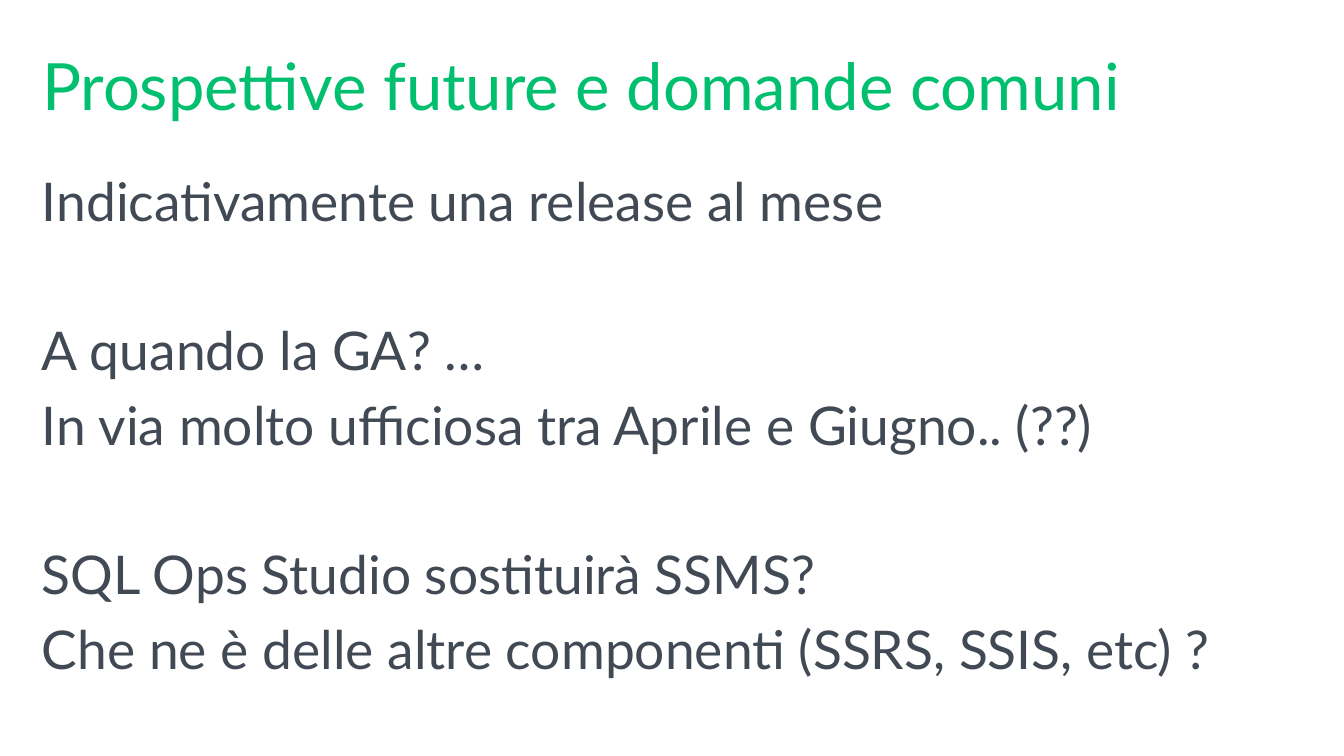
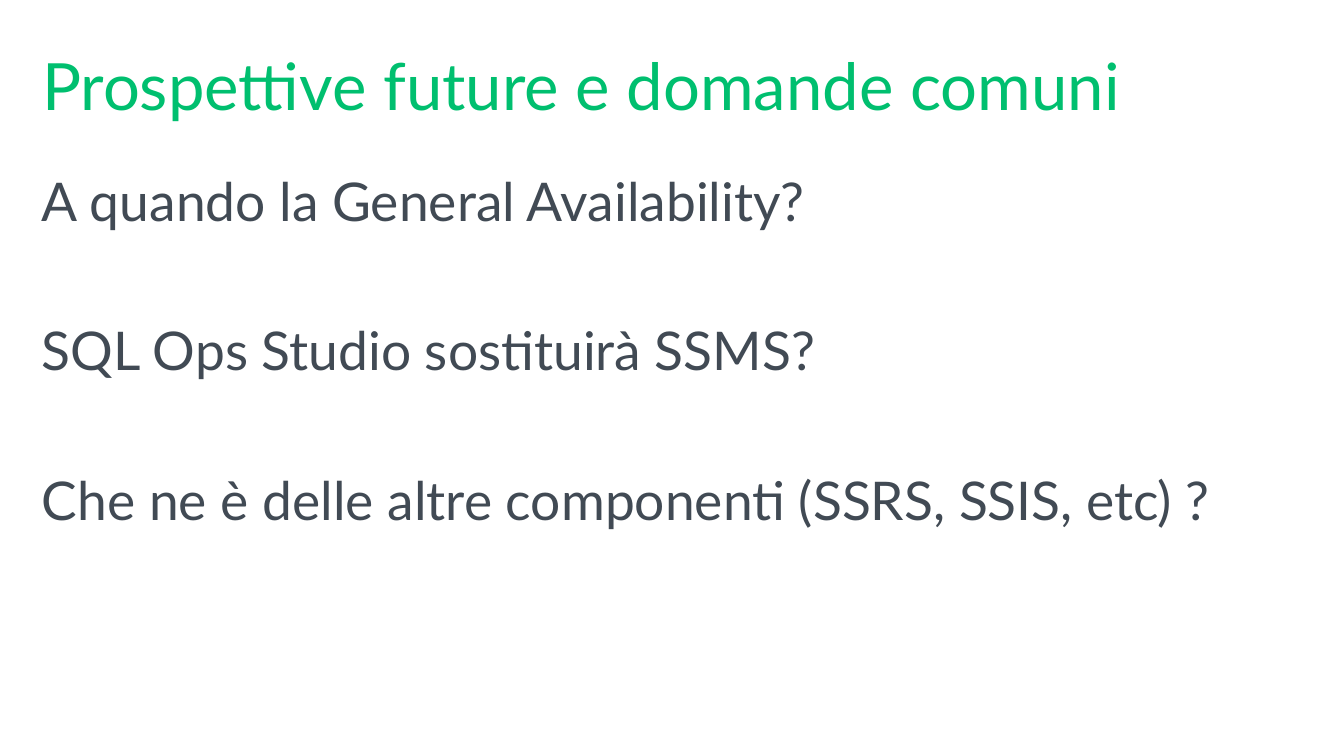
Before and after one commit to mrg3d/demo-opsstudio-repo, a slide deck: slide 23 of Introducing SQL Operations Studio.pptx (slide 22 before the commit). Drawn at 1344x756 pixels with LibreOffice and Linux fonts; fonts in the diff are those of the drawing; background and template pictures are left out. Boxes give left, top, right and bottom in pixels: in the first picture for what was removed or moved away, otherwise in the second. Text is boxed around its words. In the diff, an @@ line names an element or a change of style, - is before the commit and + after.

```diff
--- a/Introducing SQL Operations Studio.pptx
+++ b/Introducing SQL Operations Studio.pptx
@@ text at (42, 181, 805, 230): text changed @@
-Indicativamente una release al mese
-A quando la GA? …
-In via molto ufficiosa tra Aprile e Giugno.. (??)
+A quando la General Availability?
```
Also in this commit, not shown: 3 other slides changed, 6 slides added, 4 slides removed.
